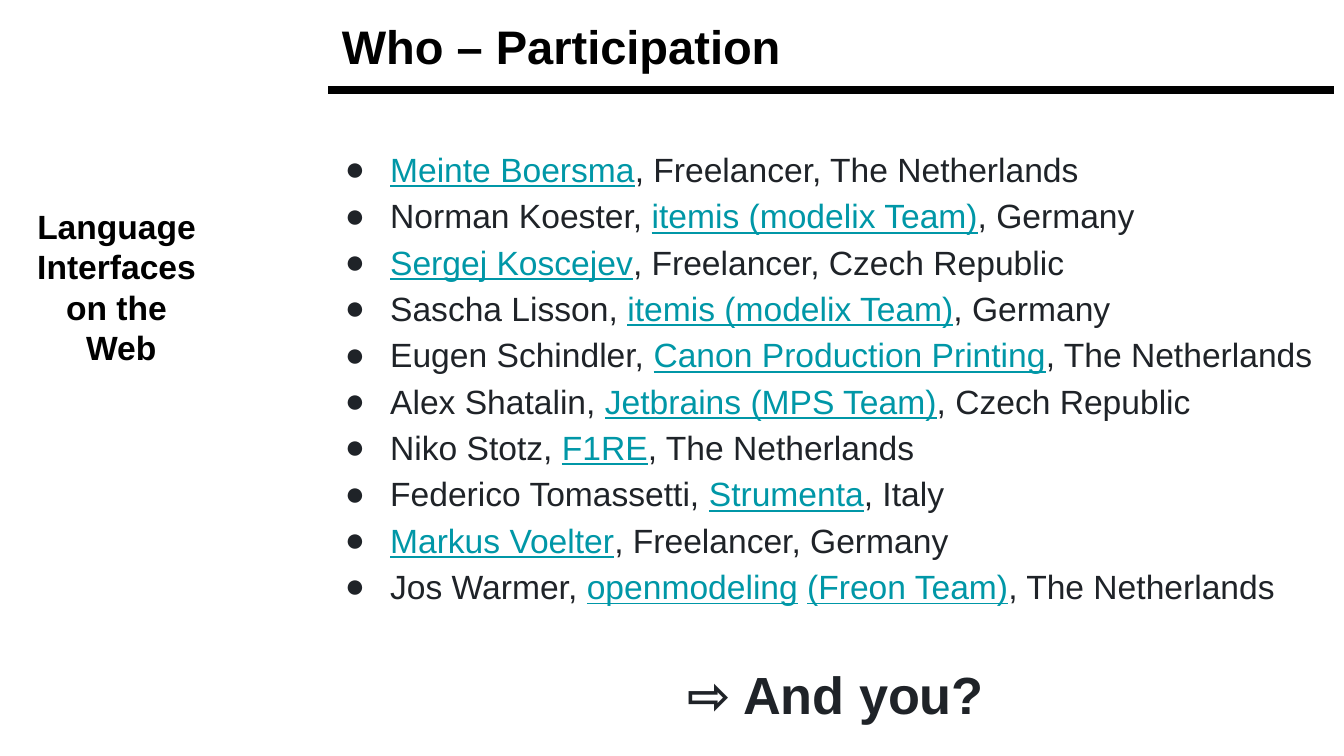
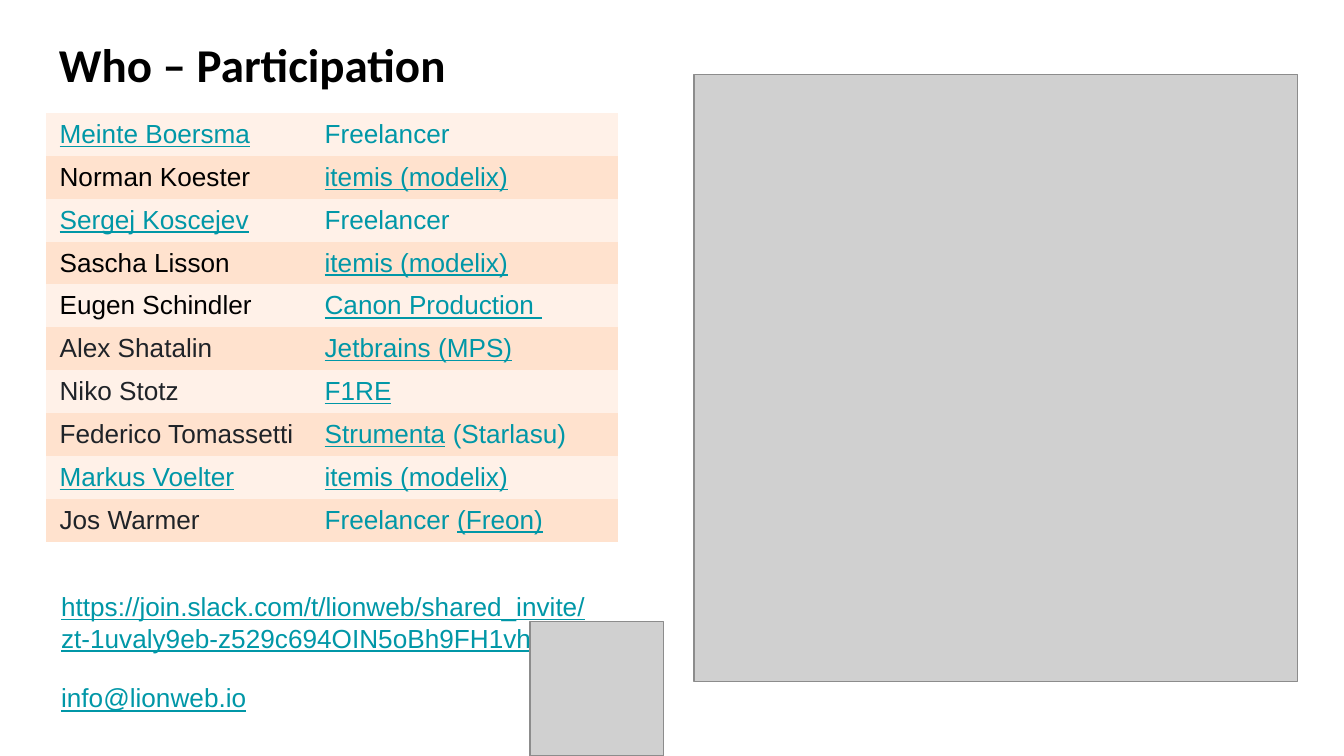
Before and after one commit to LionWeb-io/specification, a slide deck: slide 19 of resources/LangDev Talk.pptx (slide 10 before the commit). Drawn at 1344x756 pixels with LibreOffice and Linux fonts; fonts in the diff are those of the drawing; grey boxes stand for pictures; background and template pictures are left out. Boxes give left, top, right and bottom in pixels: in the first picture for what was removed or moved away, otherwise in the second. Text is boxed around its words. In the diff, an @@ line names an element or a change of style, - is before the commit and + after.

```diff
--- a/resources/LangDev Talk.pptx
+++ b/resources/LangDev Talk.pptx
@@ title "Who – Participation": place and size @@
-title "Who – Participation" at <box>342,30,781,73</box>
+title "Who – Participation" at <box>59,49,446,90</box>
@@ title "Who – Participation" at <box>59,49,446,90</box>: font Arial to Calibri @@
@@ picture added at <box>694,74,1297,681</box> @@
@@ table added at <box>46,113,617,560</box>, 10 rows, 2 columns @@
+Meinte Boersma | Freelancer
+Norman Koester | itemis (modelix)
+Sergej Koscejev | Freelancer
+Sascha Lisson | itemis (modelix)
+Eugen Schindler | Canon Production
+Alex Shatalin | Jetbrains (MPS)
+Niko Stotz | F1RE
+Federico Tomassetti | Strumenta (Starlasu)
+Markus Voelter | itemis (modelix)
+Jos Warmer | Freelancer (Freon)
@@ line removed from (328, 90) to (1335, 90) @@
@@ text removed at <box>390,157,1312,724</box> @@
-● Meinte Boersma, Freelancer, The Netherlands
-● Norman Koester, itemis (modelix Team), Germany
-● Sergej Koscejev, Freelancer, Czech Republic
-● Sascha Lisson, itemis (modelix Team), Germany
-● Eugen Schindler, Canon Production Printing, The Netherlands
-● Alex Shatalin, Jetbrains (MPS Team), Czech Republic
-● Niko Stotz, F1RE, The Netherlands
-● Federico Tomassetti, Strumenta, Italy
-● Markus Voelter, Freelancer, Germany
-● Jos Warmer, openmodeling (Freon Team), The Netherlands
-⇨ And you?
@@ text removed at <box>37,216,196,361</box> @@
-Language
-Interfaces
-on the
-Web
@@ text added at <box>61,597,585,653</box>, 14 pt, text #0097A7, underline @@
+https://join.slack.com/t/lionweb/shared_invite/zt-1uvaly9eb-z529c694OIN5oBh9FH1vhQ
@@ picture added at <box>530,621,663,755</box> @@
@@ text added at <box>61,688,246,712</box>, 14 pt, text #0097A7, underline @@
+info@lionweb.io
```
Also in this commit, not shown: 13 other slides changed, 7 slides added, 6 slides removed.
